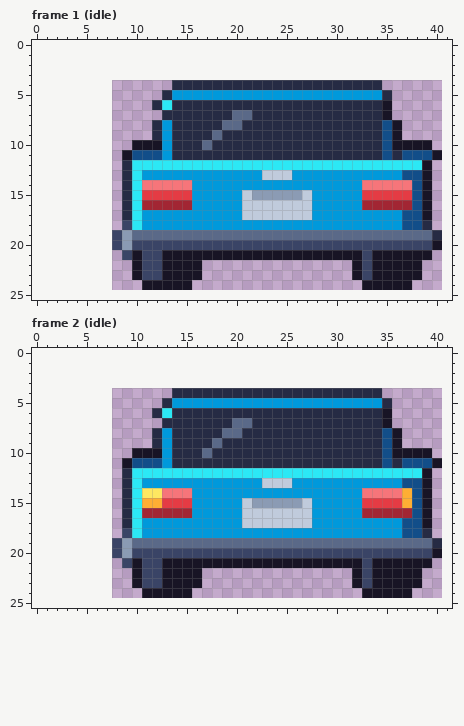
Pixel-art file: art/depths/parked-car@75.aseprite. That is the earlier state.
33x21 pixels, 2 frames. Shown: frame 1 (idle), frame 2 (idle). The old version is drawn lined up with the new one, on the new canvas.
New version:
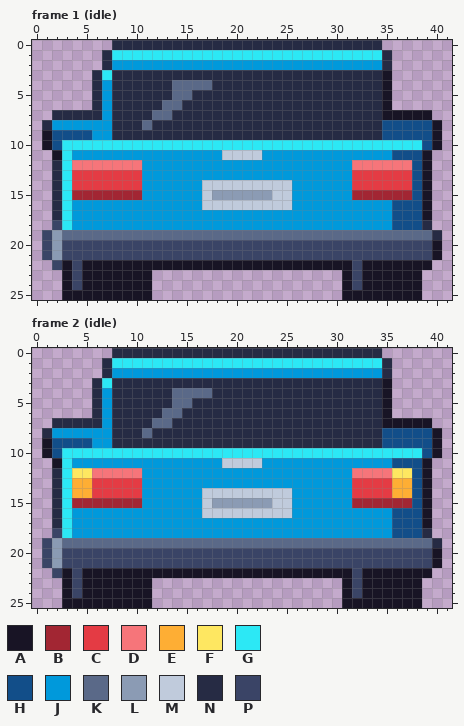
Palette (. is transparent): A #181425  B #a22633  C #e43b44  D #f6757a  E #feae34  F #fee761  G #2ce8f5  H #124e89  J #0099db  K #5a6988  L #8b9bb4  M #c0cbdc  N #262b44  P #3a4466
Difference:
canvas 33x21 -> 42x26, the old top-left corner now at 8,4
Changed rows in their new state; - is an unchanged pixel.
Frame 1 (idle):
first column x 1:
 0 -------NNNNNNNNNNNNNNNNNNNNNNNNNNN------
 1 ------NGGGGGGGGGGGGGGGGGGGGGGGGGGGN-----
 2 ------NJJJJJJJJJJJJJJJJJJJJJJJJJJJN-----
 3 -----NGNNNNNNNNNNNNNNNNNNNNNNNNNNNA-----
 4 -----NJNNNNNNKKKK-----------------A-----
 5 -----NJNNNNN-KKNNNNNNNNNNNNNNNNNNNA-----
 6 -----NJNNNN-KK--------------------------
 7 -NNNNNJNNNNKK------NN--------------AAAA-
 8 NJJJJJJNNNK-N-----NN---------------HHHHA
 9 AHHHHJJNNNN-N----N-----------------HHHHA
10 AHGGGGGGGGGGGGGGGGGGGGGGGGGGGGGGGGGGGGHA
11 -AGJJJJJJJJJ-JJJJJMMMMJJJJJJJJJJJJJH--A.
12 -NGDDDDDDDJJJJJJJJJJJJJJJJJJJJJDDDDDDH--
13 -NGCCCCCCC------------JJJ------CCCCCC---
14 -NGCCCCCCCJJJJJ-MMMMMMMMM------CCCCCC---
15 -NGBBBBBBBJJJJJ-MLLLL--MMJJ----BBBBBB---
16 -NGJJJJJJJJJJJJ-MMMM-----JJ-----JJJHH---
17 -NGJJJJJJJ----------JJJJJJJ--------H----
18 -PGJJJJJJJ-------------------------H----
19 PLKKKKKKK-------------------------------
20 PLPPPPP-P-------------------------------
21 PLPPPPPP-P--PPPPPPPPPPPPPPPPPPPP-PPPPPPA
22 -PAPAAAAA-AA----AAAAAAAAAAAAAAAPA-----A-
23 --APAAAAA-A.....--------------APA-------
24 --APAAAAAA-....---------------AP-----A--
25 --AAAAAAAAA-------------------AAAAAAAA--
Frame 2 (idle):
first column x 1:
 0 -------NNNNNNNNNNNNNNNNNNNNNNNNNNN------
 1 ------NGGGGGGGGGGGGGGGGGGGGGGGGGGGN-----
 2 ------NJJJJJJJJJJJJJJJJJJJJJJJJJJJN-----
 3 -----NGNNNNNNNNNNNNNNNNNNNNNNNNNNNA-----
 4 -----NJNNNNNNKKKK-----------------A-----
 5 -----NJNNNNN-KKNNNNNNNNNNNNNNNNNNNA-----
 6 -----NJNNNN-KK--------------------------
 7 -NNNNNJNNNNKK------NN--------------AAAA-
 8 NJJJJJJNNNK-N-----NN---------------HHHHA
 9 AHHHHJJNNNN-N----N-----------------HHHHA
10 AHGGGGGGGGGGGGGGGGGGGGGGGGGGGGGGGGGGGGHA
11 -AGJJJJJJJJJ-JJJJJMMMMJJJJJJJJJJJJJH--A.
12 -NGFFDDDDDJJJJJJJJJJJJJJJJJJJJJDDDDFFH--
13 -NGEECCCCC------------JJJ------CCCCEE---
14 -NGEECCCCCJJJJJ-MMMMMMMMM------CCCCE----
15 -NGBBBBBBBJJJJJ-MLLLL--MMJJ----BBBBBB---
16 -NGJJJJJJJJJJJJ-MMMM-----JJ-----JJJHH---
17 -NGJJJJJJJ----------JJJJJJJ--------H----
18 -PGJJJJJJJ-------------------------H----
19 PLKKKKKKK-------------------------------
20 PLPPPPP-P-------------------------------
21 PLPPPPPP-P--PPPPPPPPPPPPPPPPPPPP-PPPPPPA
22 -PAPAAAAA-AA----AAAAAAAAAAAAAAAPA-----A-
23 --APAAAAA-A.....--------------APA-------
24 --APAAAAAA-....---------------AP-----A--
25 --AAAAAAAAA-------------------AAAAAAAA--
